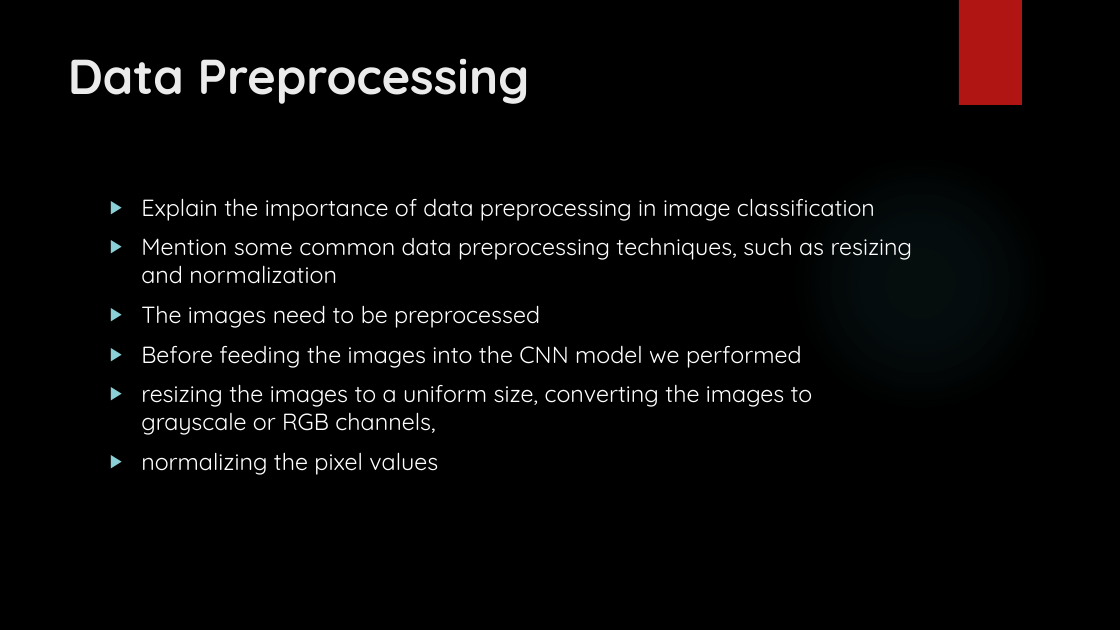
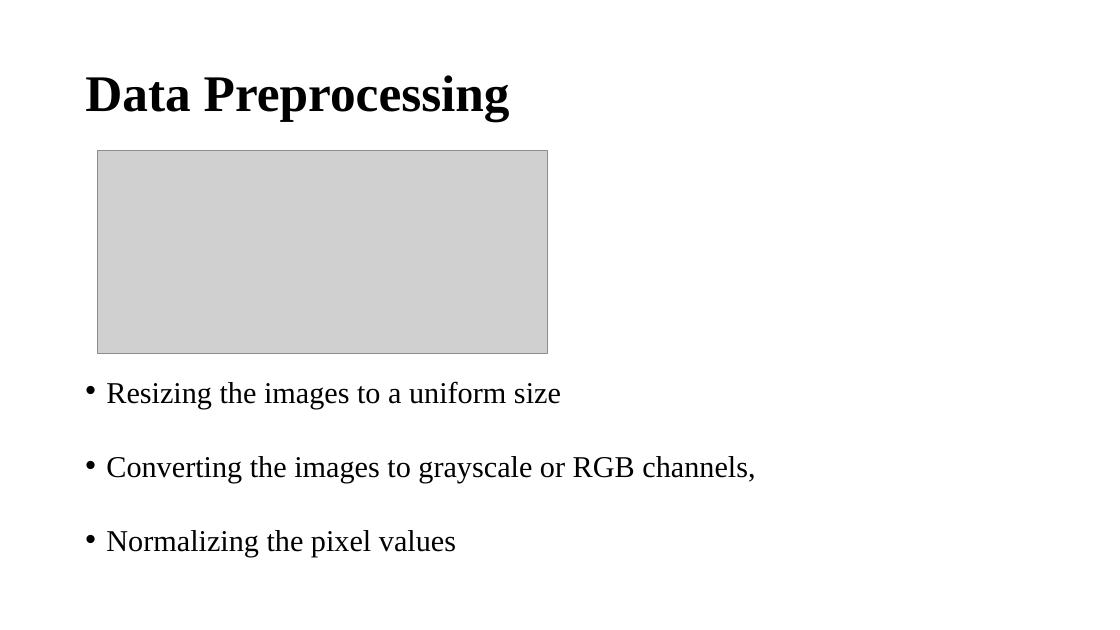
Before and after one commit to SharkyRCC/Covid-19-Classification, a slide deck: slide 10 of Presentation/neural_ppt.pptx. Drawn at 1120x630 pixels with LibreOffice and Linux fonts; fonts in the diff are those of the drawing; grey boxes stand for pictures; background and template pictures are left out. Boxes give left, top, right and bottom in pixels: in the first picture for what was removed or moved away, otherwise in the second. Text is boxed around its words. In the diff, an @@ line names an element or a change of style, - is before the commit and + after.

```diff
--- a/Presentation/neural_ppt.pptx
+++ b/Presentation/neural_ppt.pptx
@@ background picture (left out) to #FFFFFF @@
@@ rectangle removed at [959,0,1022,105] @@
@@ title "Data Preprocessing": place and size @@
-title "Data Preprocessing" at [68,58,530,104]
+title "Data Preprocessing" at [85,75,510,121]
@@ title "Data Preprocessing" at [85,75,510,121]: size 42 to 44 pt, font Quicksand to Times New Roman, text colour #EBEBEB to #000000; line spacing 1 to 0.9; vertical alignment top to middle @@
@@ picture added at [97,150,548,354] @@
@@ ellipse removed at [791,154,1049,413] @@
@@ text at [106,381,755,557]: text changed; size 20 to 25.9 pt; font Quicksand to Times New Roman; text colour #FFFFFF to #000000 @@
-▶ Explain the importance of data preprocessing in image classification
-▶ Mention some common data preprocessing techniques, such as resizing and normalization
-▶ The images need to be preprocessed
-▶ Before feeding the images into the CNN model we performed
-▶ resizing the images to a uniform size, converting the images to grayscale or RGB channels,
-▶ normalizing the pixel values
+• Resizing the images to a uniform size
+• Converting the images to grayscale or RGB channels,
+• Normalizing the pixel values
```
Also in this commit, not shown: 12 other slides changed, 6 slides added, 2 slides removed.
